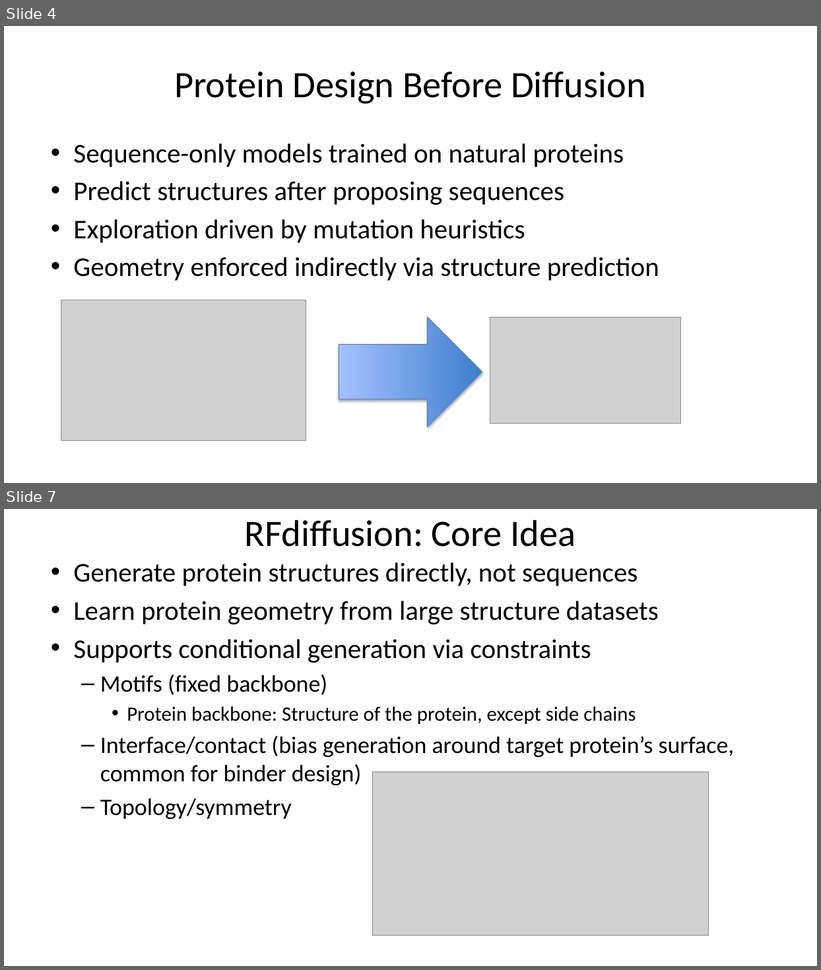
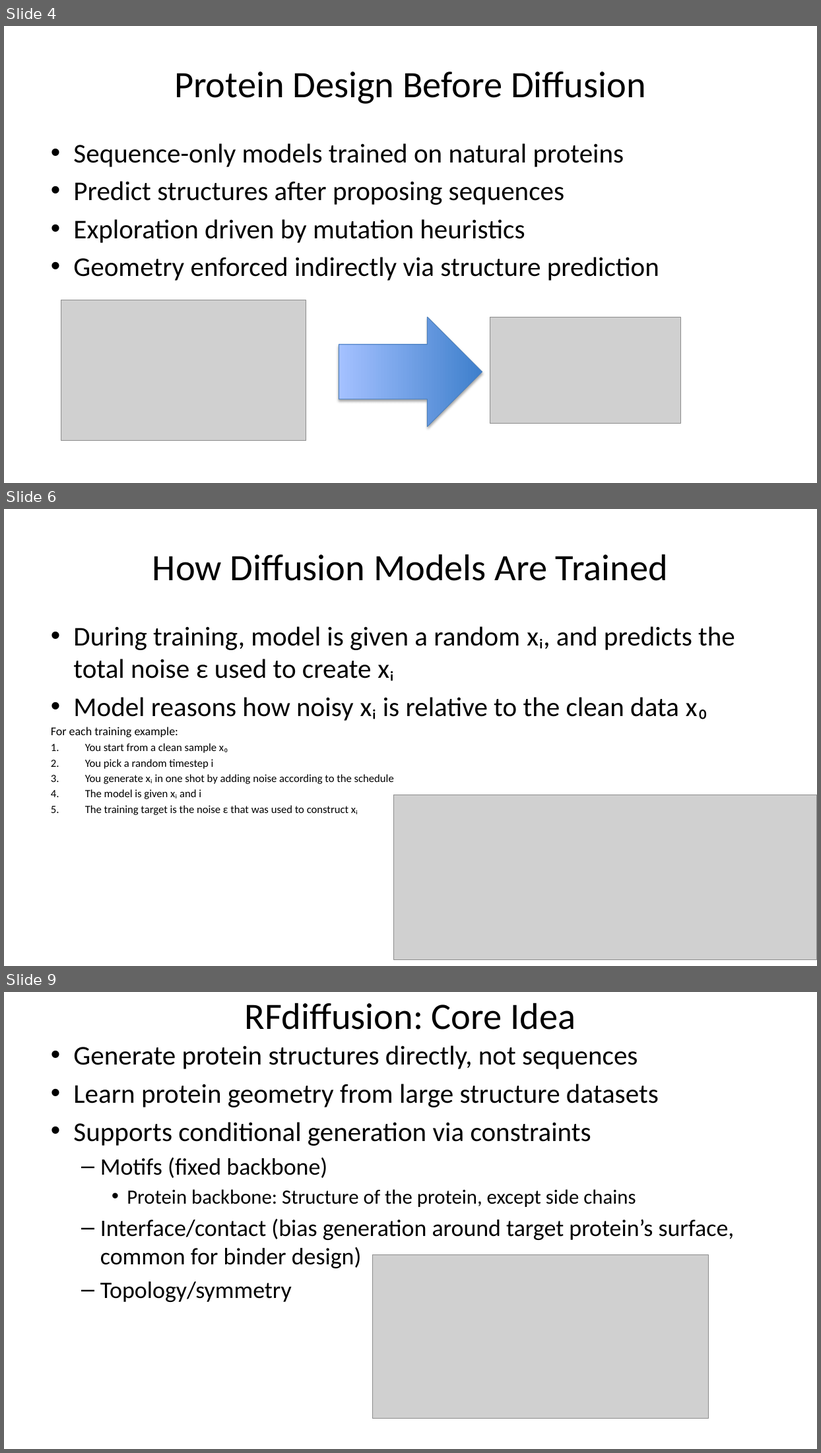
Before and after one commit to kaylertee/ActiveTargeting, a slide deck: Presentations/19 Jan 2026 RFdiffusion.pptx. Shown one above the other, each under a label of ours: slides 4 and 7 before the commit, slides 4, 6 and 9 after it; the slides between them are not shown. The pictures are 821x970 and 821x1453 pixels, drawn with LibreOffice and Linux fonts; fonts in the diff are those of the drawing; grey boxes stand for pictures. Boxes give left, top, right and bottom in pixels: in the first picture for what was removed or moved away, otherwise in the second. Text is boxed around its words. In the diff, an @@ line names an element or a change of style, - is before the commit and + after.

```diff
--- a/Presentations/19 Jan 2026 RFdiffusion.pptx
+++ b/Presentations/19 Jan 2026 RFdiffusion.pptx
@@ slide 6 added at [4, 509, 817, 966], background #FFFFFF @@
@@ title added at [152, 554, 668, 581], 44 pt, text #000000 @@
+How Diffusion Models Are Trained
@@ text added at [51, 626, 735, 815], 13 pt, text #000000 @@
+• During training, model is given a random xᵢ, and predicts the total noise ε used to create xᵢ
+• Model reasons how noisy xᵢ is relative to the clean data x₀
+For each training example:
+1. You start from a clean sample x₀
+2. You pick a random timestep i
+3. You generate xᵢ in one shot by adding noise according to the schedule
+4. The model is given xᵢ and i
+5. The training target is the noise ε that was used to construct xᵢ
@@ picture added at [394, 795, 817, 960] @@
@@ what was slide 7 is now slide 9 @@
```
Also in this commit, not shown: 6 slides changed, 5 other slides added, 1 slide removed.
